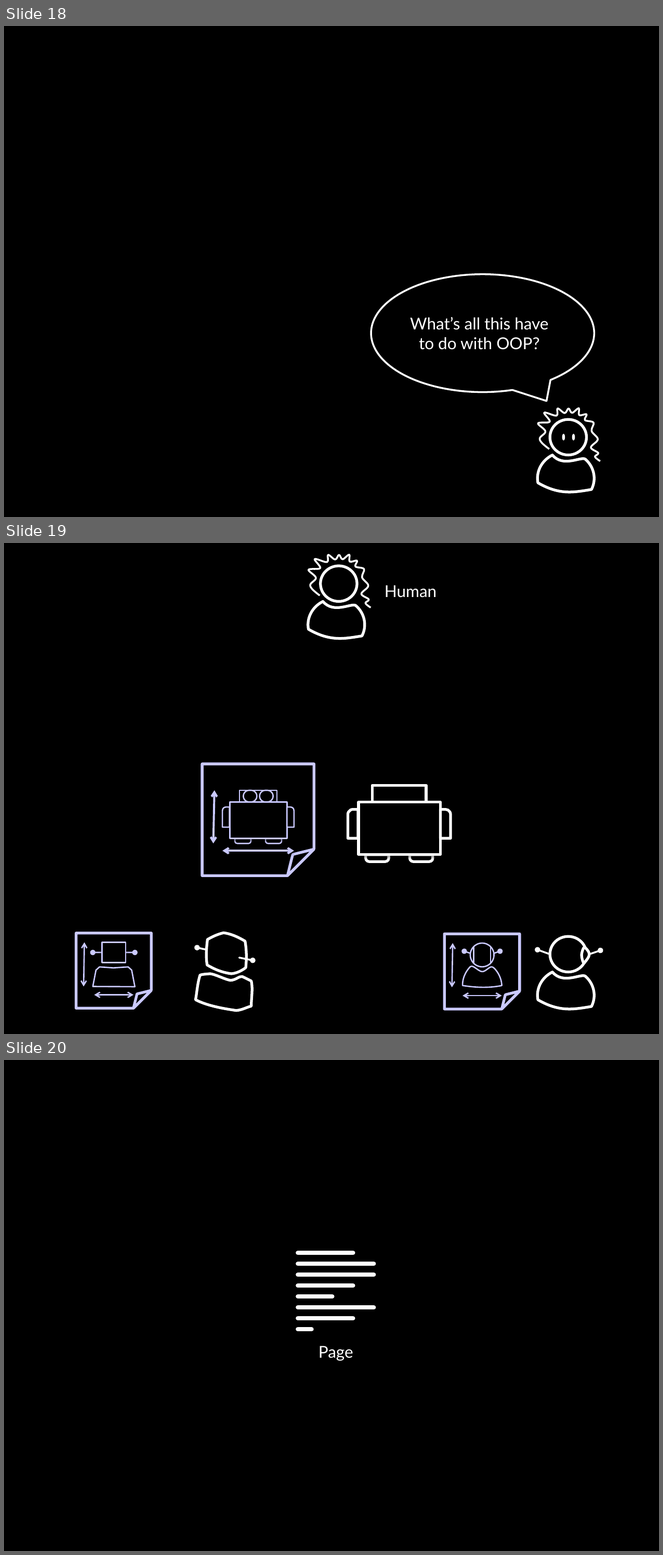
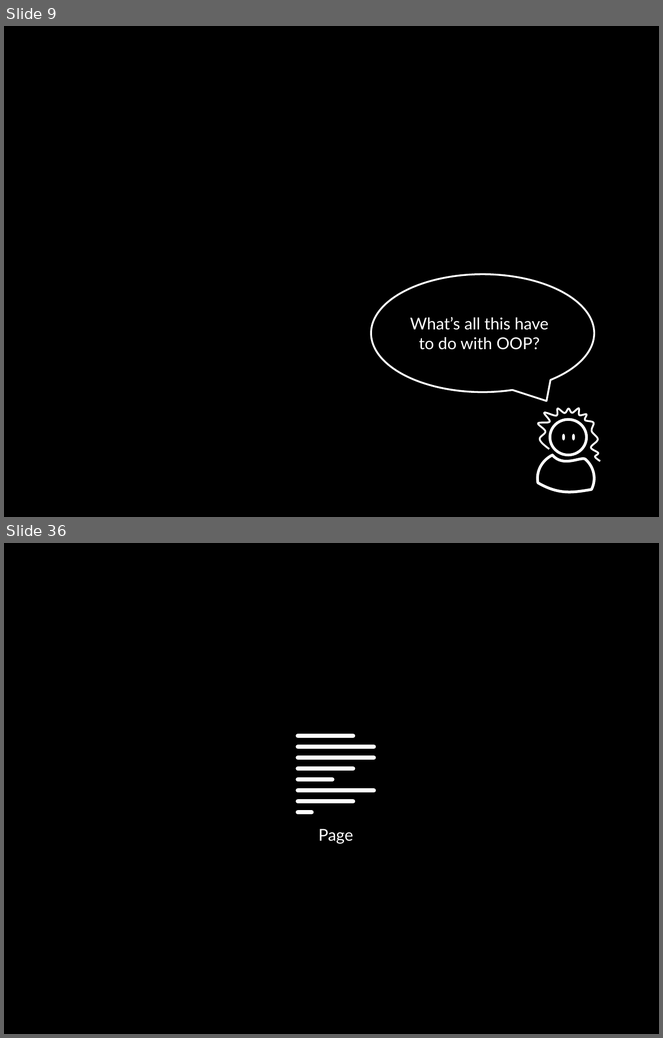
Before and after one commit to socketwench/OOPforObjectHaters, a slide deck: src/OOPforObjectHaters.pptx. Shown one above the other, each under a label of ours: slides 18, 19 and 20 before the commit, slides 9 and 36 after it; the slides between them are not shown. The pictures are 663x1555 and 663x1038 pixels, drawn with LibreOffice and Linux fonts; fonts in the diff are those of the drawing. Boxes give left, top, right and bottom in pixels: in the first picture for what was removed or moved away, otherwise in the second. Text is boxed around its words. In the diff, an @@ line names an element or a change of style, - is before the commit and + after.

```diff
--- a/src/OOPforObjectHaters.pptx
+++ b/src/OOPforObjectHaters.pptx
@@ slide 19 removed at (x1=4, y1=543, x2=659, y2=1034), background #000000 @@
@@ freeform shape removed at (x1=309, y1=555, x2=371, y2=608) @@
@@ ellipse removed at (x1=321, y1=566, x2=357, y2=601) @@
@@ text removed at (x1=385, y1=585, x2=437, y2=598) @@
-Human
@@ freeform shape removed at (x1=308, y1=601, x2=365, y2=639) @@
@@ group removed at (x1=348, y1=785, x2=451, y2=862): 2 round same rects, 2 rectangles, 2 round rects @@
@@ group removed at (x1=203, y1=764, x2=314, y2=876): 2 round same rects, 2 rectangles, 2 rounded rectangles, 2 round rects, 2 double arrows, 1 folded corner @@
@@ folded corner removed at (x1=76, y1=934, x2=152, y2=1009) @@
@@ double arrow removed from (85, 943) to (84, 987) @@
@@ rectangle removed at (x1=102, y1=943, x2=126, y2=963) @@
@@ arrow removed from (206, 950) to (197, 948) @@
@@ freeform shape removed at (x1=206, y1=933, x2=246, y2=974) @@
@@ folded corner removed at (x1=444, y1=934, x2=520, y2=1009) @@
@@ double arrow removed from (453, 943) to (452, 988) @@
@@ group removed at (x1=463, y1=943, x2=502, y2=988): 2 arrows, 2 lines, 1 ellipse, 1 freeform shape @@
@@ ellipse removed at (x1=551, y1=937, x2=587, y2=972) @@
@@ freeform shape removed at (x1=582, y1=947, x2=590, y2=963) @@
@@ arrow removed from (102, 953) to (93, 953) @@
@@ arrow removed from (126, 953) to (135, 953) @@
@@ arrow removed from (239, 958) to (253, 961) @@
@@ arrow removed from (551, 954) to (538, 950) @@
@@ arrow removed from (589, 954) to (601, 951) @@
@@ freeform shape removed at (x1=93, y1=967, x2=135, y2=987) @@
@@ freeform shape removed at (x1=195, y1=974, x2=252, y2=1011) @@
@@ freeform shape removed at (x1=538, y1=972, x2=595, y2=1009) @@
@@ double arrow removed from (133, 995) to (94, 995) @@
@@ double arrow removed from (502, 996) to (463, 996) @@
@@ what was slide 18 is now slide 9 @@
@@ what was slide 20 is now slide 36 @@
```
Also in this commit, not shown: 17 slides added, 1 other file.
